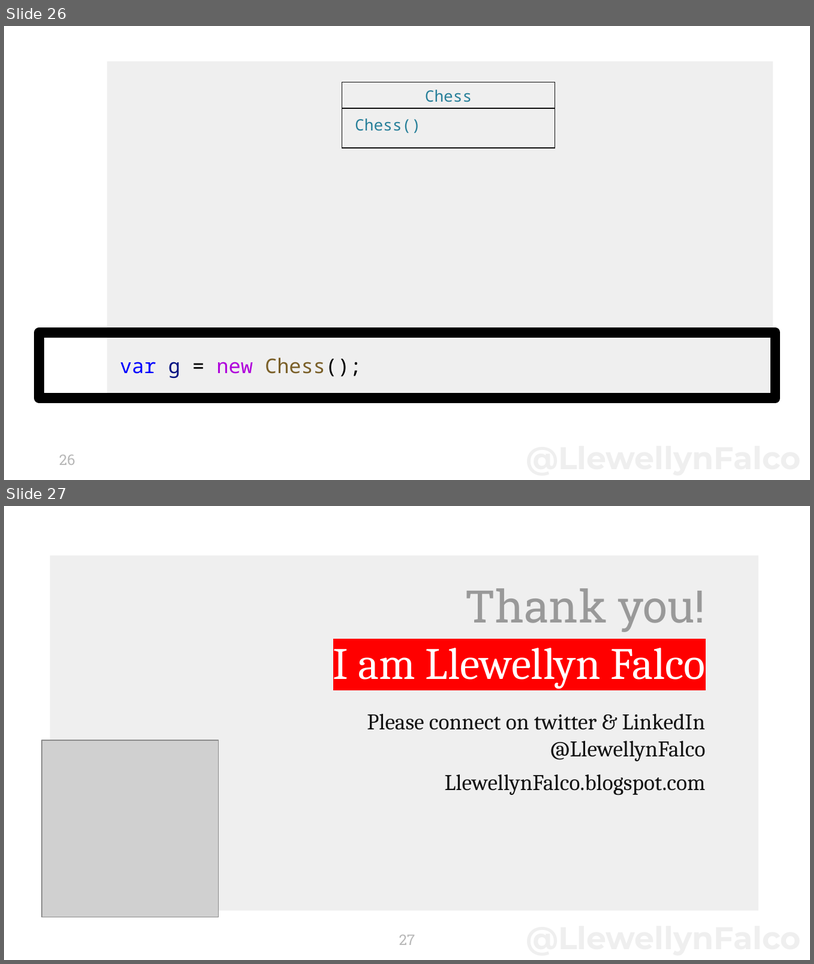
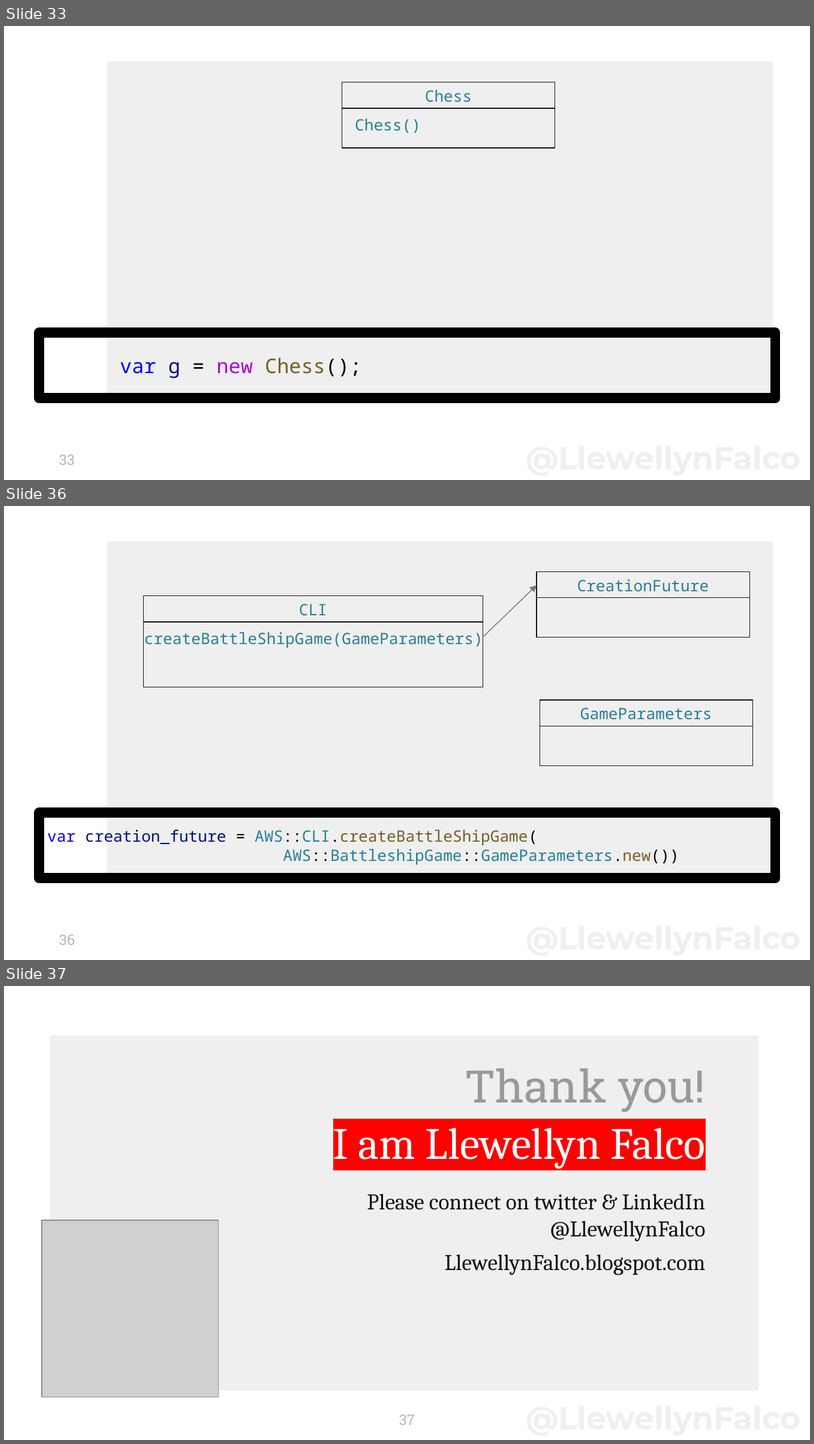
Before and after one commit to isidore/TestDrivenDevelopmentClass.Slides, a slide deck: Micro Api Design with Consume First.pptx. Shown one above the other, each under a label of ours: slides 26 and 27 before the commit, slides 33, 36 and 37 after it; the slides between them are not shown. The pictures are 814x964 and 814x1444 pixels, drawn with LibreOffice and Linux fonts; fonts in the diff are those of the drawing; grey boxes stand for pictures. Boxes give left, top, right and bottom in pixels: in the first picture for what was removed or moved away, otherwise in the second. Text is boxed around its words. In the diff, an @@ line names an element or a change of style, - is before the commit and + after.

```diff
--- a/Micro Api Design with Consume First.pptx
+++ b/Micro Api Design with Consume First.pptx
@@ slide 36 added at [4,506,810,960], background #FFFFFF; not listed: 1 template element that a slide beside it also shows @@
@@ rectangle added at [537,571,750,637], outline #111111 0.75 pt @@
@@ arrow added from (483, 637) to (537, 585), #787878 0.75 pt @@
@@ text added at [578,579,710,592], 14 pt, text #267F99 @@
+CreationFuture
@@ line added from (537, 598) to (750, 598), #111111 0.75 pt @@
@@ group added at [144,595,483,687]: 2 texts, 1 rectangle, 1 line @@
+CLI
+createBattleShipGame(GameParameters)
@@ rectangle added at [540,700,753,765], outline #111111 0.75 pt @@
@@ text added at [581,708,713,720], 14 pt, text #267F99 @@
+GameParameters
@@ line added from (540, 726) to (753, 726), #111111 0.75 pt @@
@@ title added at [39,813,776,878], outline #000000 9 pt, 14 pt, text #248099 @@
+var creation_future = AWS::CLI.createBattleShipGame(
+AWS::BattleshipGame::GameParameters.new())
@@ page number added at [59,934,75,945], 13 pt, text #B7B7B7 @@
+36
@@ what was slide 26 is now slide 33 @@
@@ page number at [59,454,75,465]: text changed @@
-26
+33
@@ what was slide 27 is now slide 37 @@
@@ page number at [399,1414,415,1425]: text changed @@
-27
+37
```
Also in this commit, not shown: 4 slides changed, 9 other slides added.
